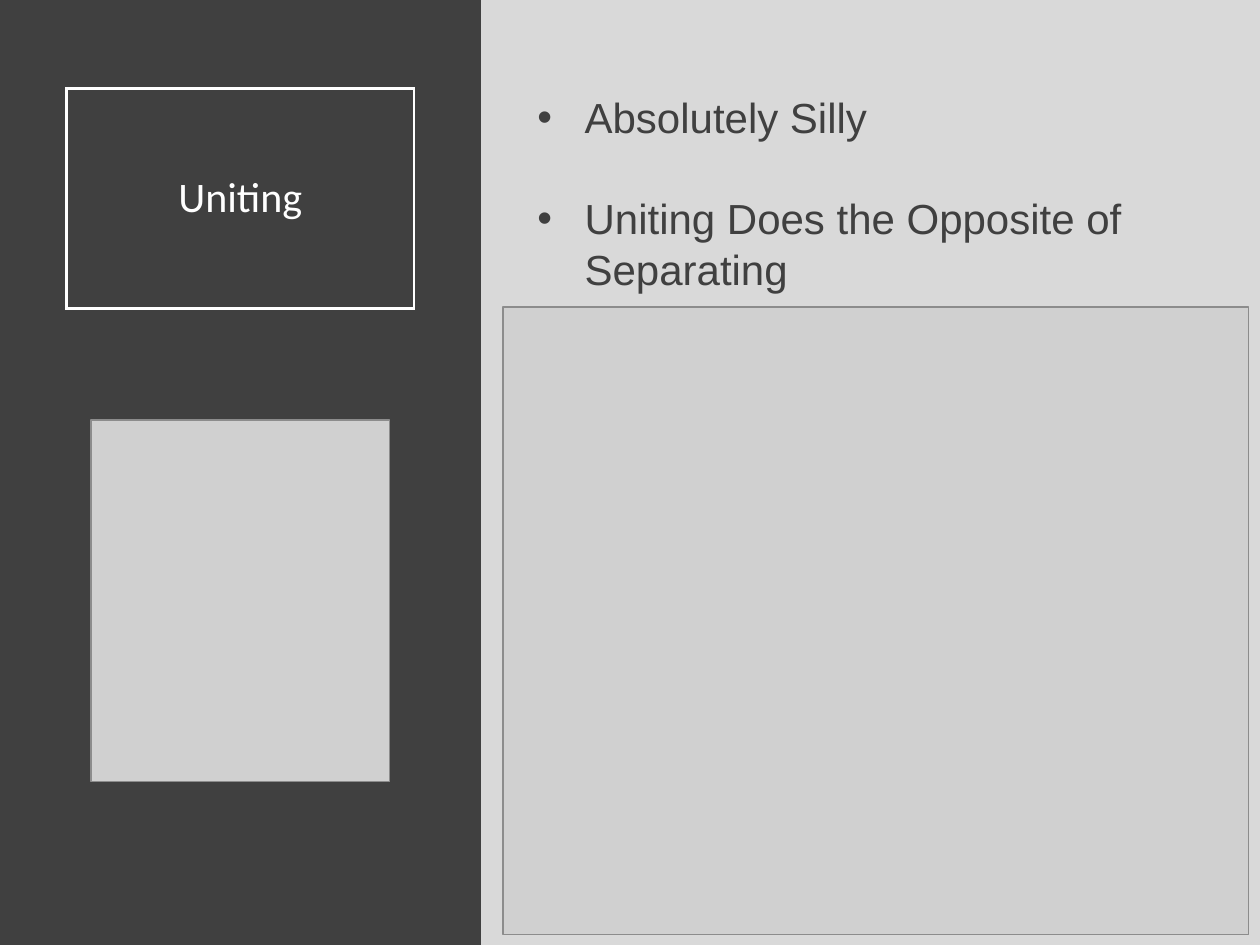
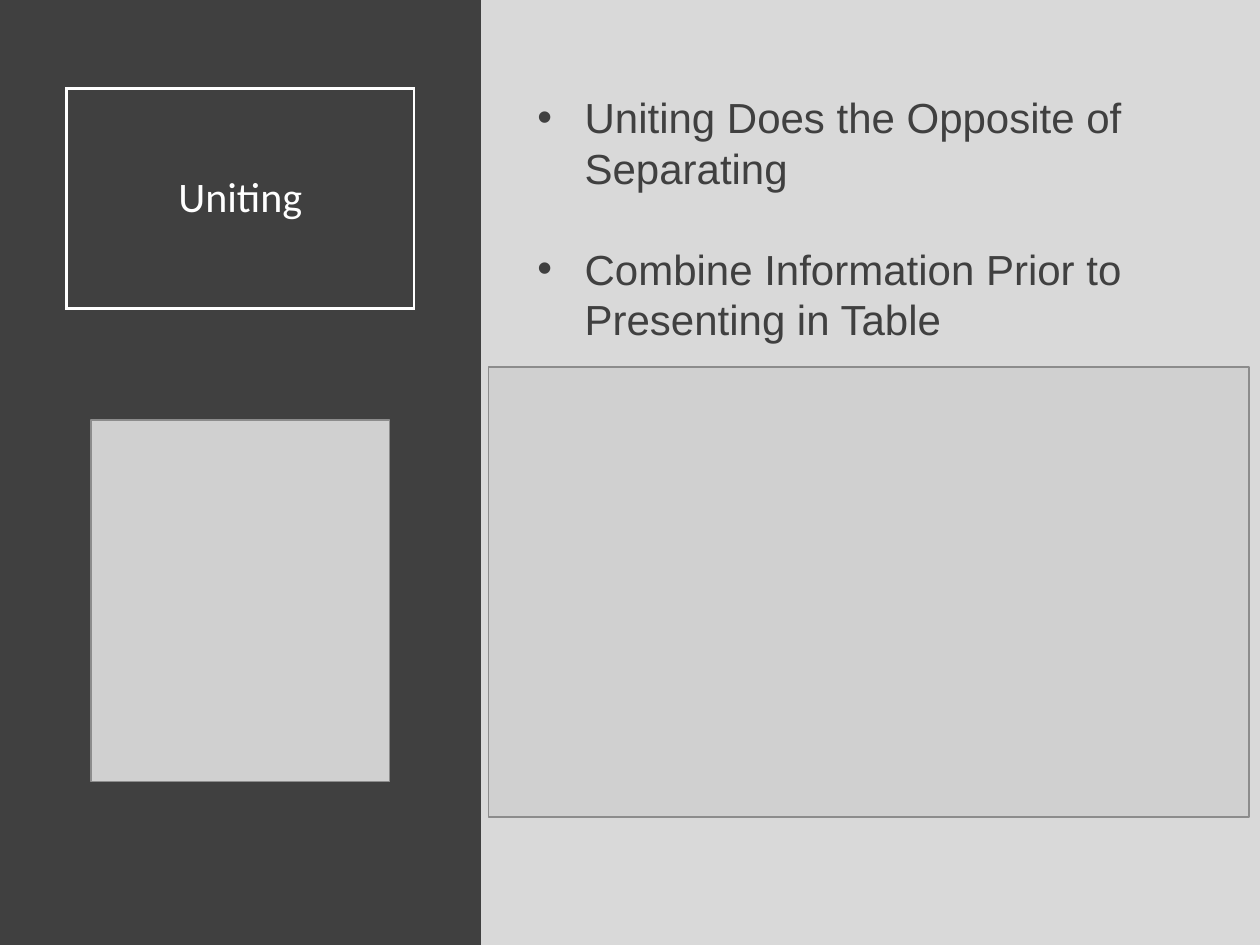
Before and after one commit to SuperMarioGiacomazzo/STOR320_WEBSITE, a slide deck: slide 23 of Lecture/Tidy Data 1/Tidy_Data_1_Lecture.pptx. Drawn at 1260x945 pixels with LibreOffice and Linux fonts; fonts in the diff are those of the drawing; grey boxes stand for pictures. Boxes give left, top, right and bottom in pixels: in the first picture for what was removed or moved away, otherwise in the second. Text is boxed around its words. In the diff, an @@ line names an element or a change of style, - is before the commit and + after.

```diff
--- a/Lecture/Tidy Data 1/Tidy_Data_1_Lecture.pptx
+++ b/Lecture/Tidy Data 1/Tidy_Data_1_Lecture.pptx
@@ text at bbox=[585, 102, 867, 142]: paragraph removed @@
-• Absolutely Silly
@@ text at bbox=[585, 254, 1121, 343]: paragraph added @@
+• Combine Information Prior to Presenting in Table
@@ picture: place and size @@
-picture at bbox=[503, 307, 1249, 935]
+picture at bbox=[489, 367, 1250, 816]
```
Also in this commit, not shown: 1 other slide changed, 12 other files.
